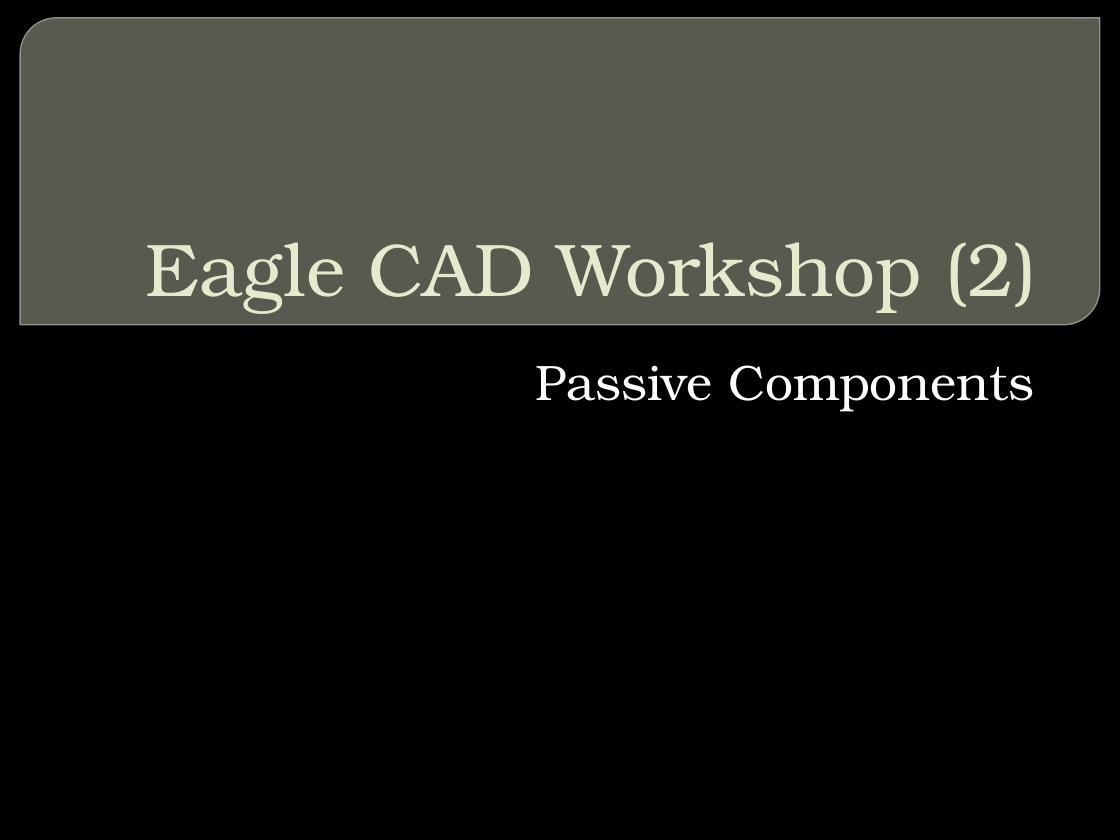
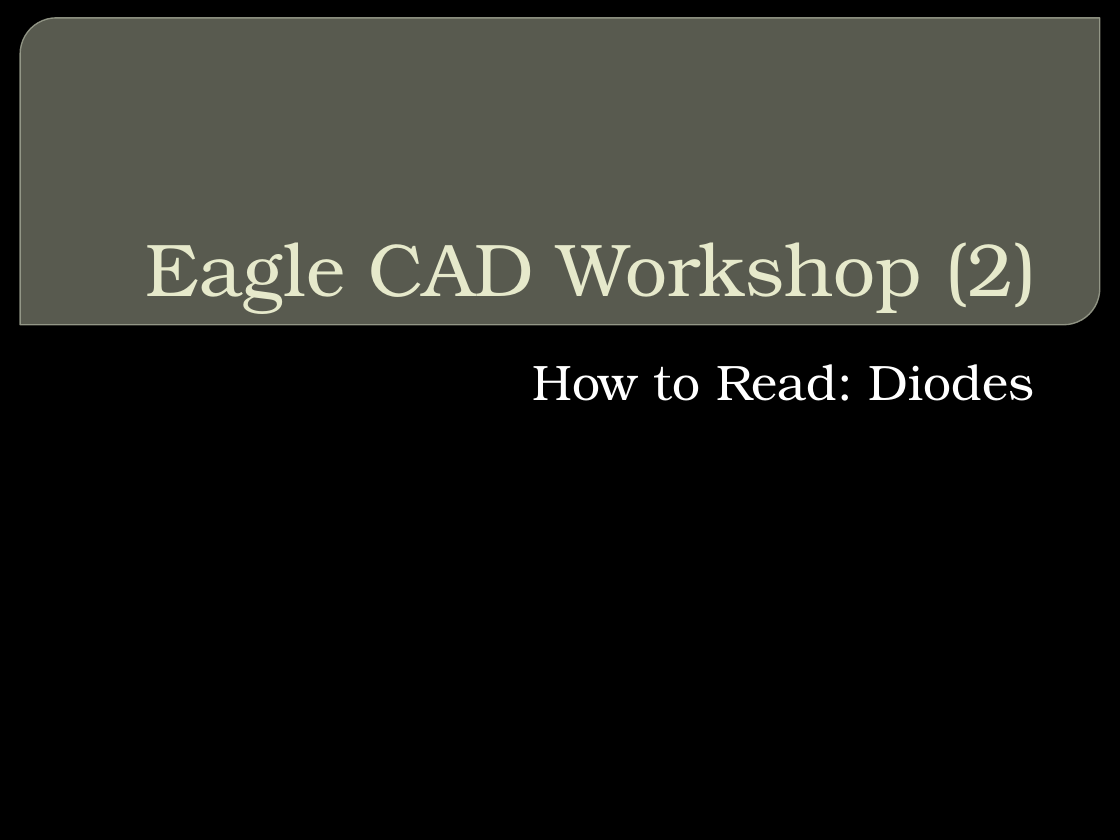
Before and after one commit to CSPon/Workshop_Materials, a slide deck: slide 1 of Workshop_Slides/Eagle CAD/Eagle CAD Workshop (2).pptx. Drawn at 1120x840 pixels with LibreOffice and Linux fonts; fonts in the diff are those of the drawing; background and template pictures are left out. Boxes give left, top, right and bottom in pixels: in the first picture for what was removed or moved away, otherwise in the second. Text is boxed around its words. In the diff, an @@ line names an element or a change of style, - is before the commit and + after.

```diff
--- a/Workshop_Slides/Eagle CAD/Eagle CAD Workshop (2).pptx
+++ b/Workshop_Slides/Eagle CAD/Eagle CAD Workshop (2).pptx
@@ subtitle at (532,364,1034,401): text changed @@
-Passive Components
+How to Read: Diodes
```
Also in this commit, not shown: 5 slides added, 3 slides removed, 1 other file.
